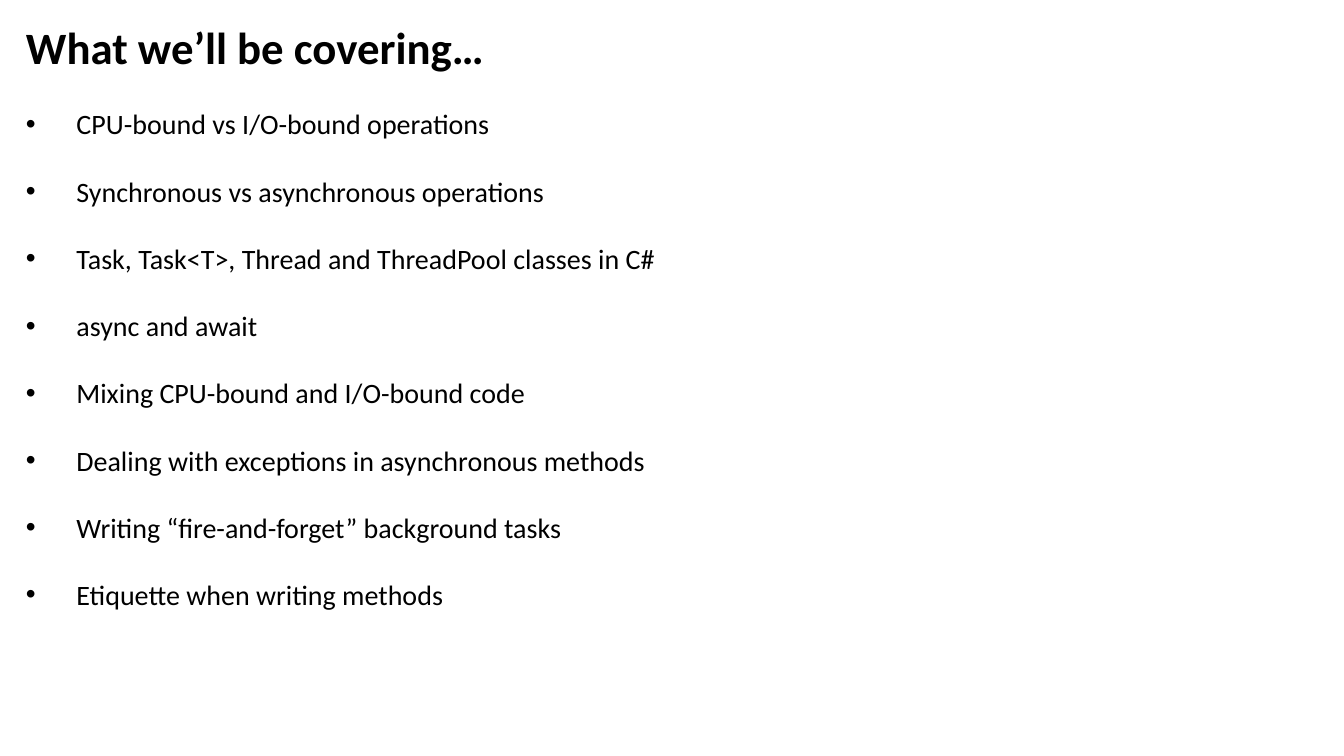
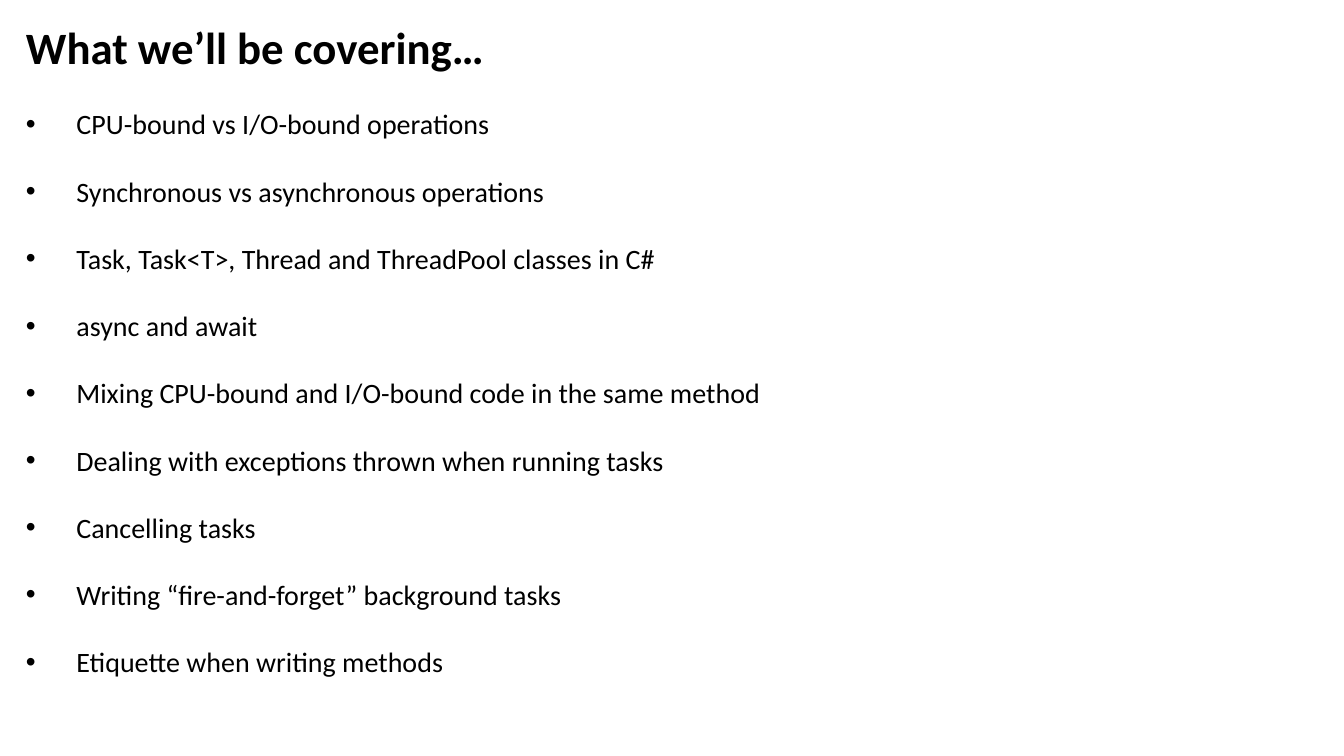
Before and after one commit to JoshKain/AsyncAwaitQuiz, a slide deck: slide 2 of Async and await presentation.pptx. Drawn at 1344x756 pixels with LibreOffice and Linux fonts; fonts in the diff are those of the drawing. Boxes give left, top, right and bottom in pixels: in the first picture for what was removed or moved away, otherwise in the second. Text is boxed around its words. In the diff, an @@ line names an element or a change of style, - is before the commit and + after.

```diff
--- a/Async and await presentation.pptx
+++ b/Async and await presentation.pptx
@@ text at box(76, 383, 760, 543): text changed @@
-• Mixing CPU-bound and I/O-bound code
-• Dealing with exceptions in asynchronous methods
+• Mixing CPU-bound and I/O-bound code in the same method
+• Dealing with exceptions thrown when running tasks
+• Cancelling tasks
```
Also in this commit, not shown: 1 other slide changed, 1 slide added, 1 slide removed.
